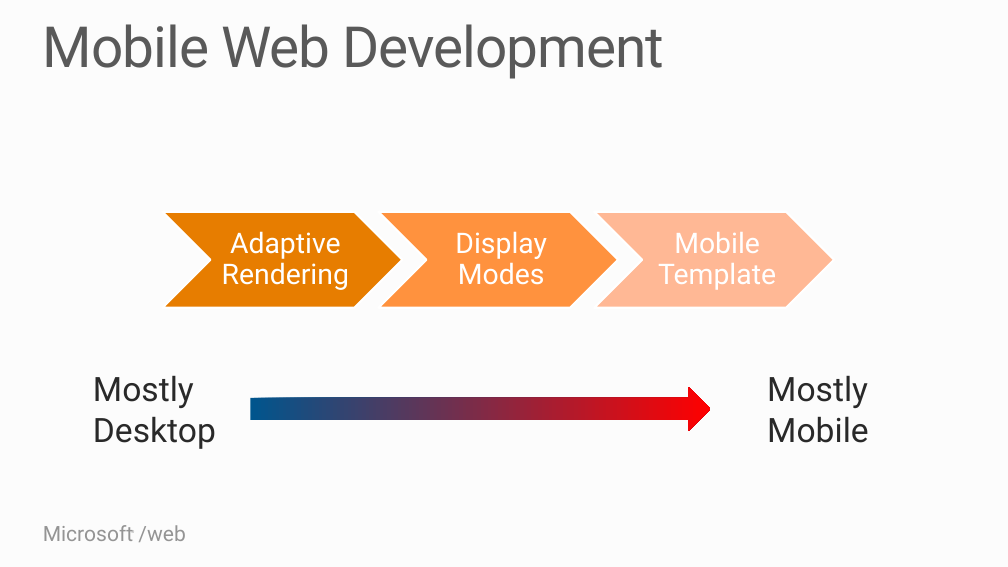
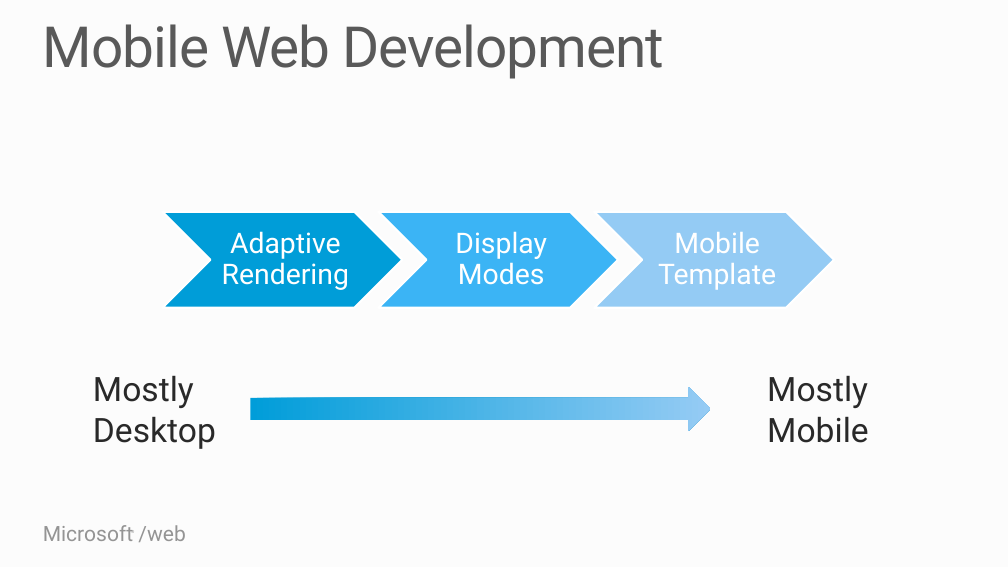
Before and after one commit to Microsoft-Web/PRESENTATION-BuildingForTheMobileWeb, a slide deck: slide 5 of BuildingForTheMobileWeb.pptx. Drawn at 1008x567 pixels with LibreOffice and Linux fonts; fonts in the diff are those of the drawing. Boxes give left, top, right and bottom in pixels: in the first picture for what was removed or moved away, otherwise in the second. Text is boxed around its words. In the diff, an @@ line names an element or a change of style, - is before the commit and + after.

```diff
--- a/BuildingForTheMobileWeb.pptx
+++ b/BuildingForTheMobileWeb.pptx
@@ chevron at [163,212,402,308]: fill #E77D00 to #009ED9 @@
@@ chevron at [378,212,618,308]: fill #FF933F to #3CB4F5 @@
@@ chevron at [594,212,834,308]: fill #FFB895 to #95CBF4 @@
@@ right arrow at [250,387,710,431]: fill gradient #00558D to #FF0000 to gradient #009DD9 to #95CBF4 @@
```
Also in this commit, not shown: 2 other slides changed, 1 slide added.
